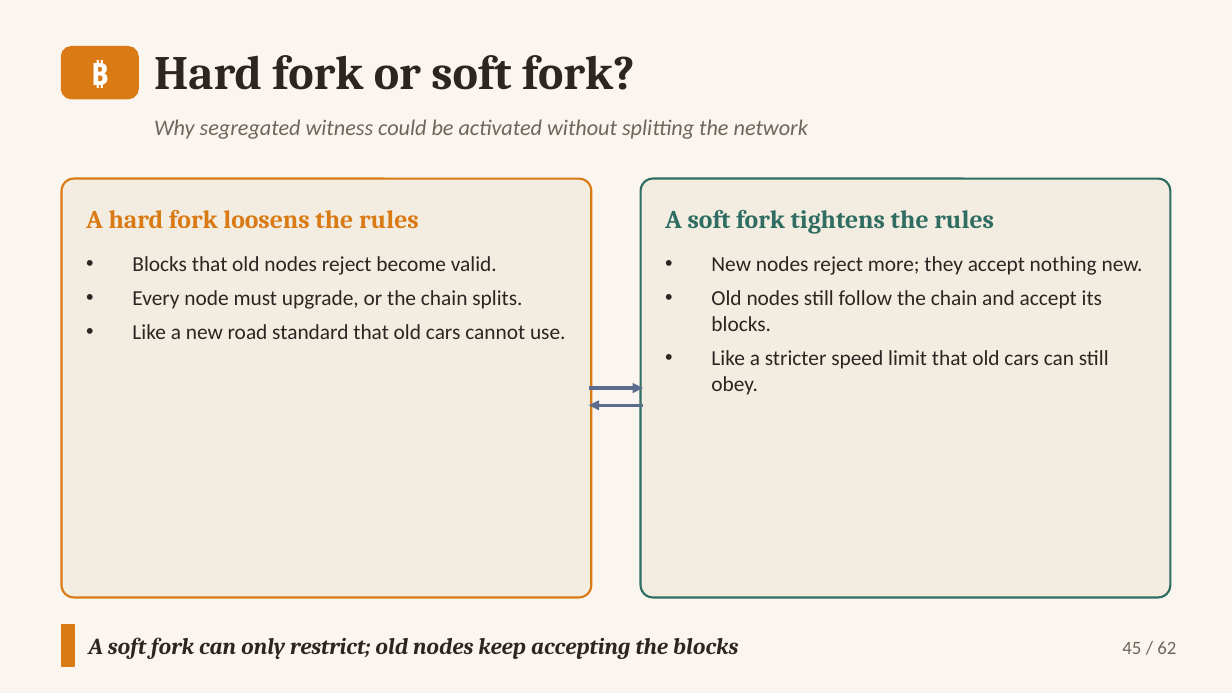
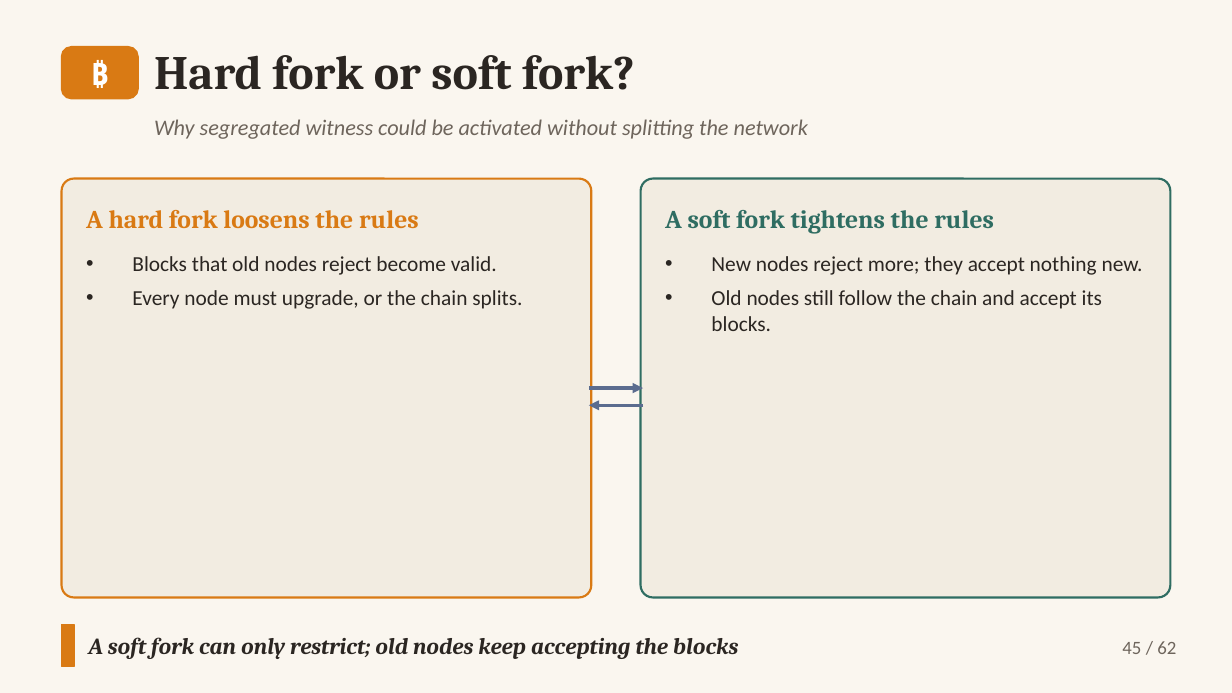
Before and after one commit to altunelyusuf/SEN0401, a slide deck: slide 45 of 03-materials/ch07/SEN0401_Ch07_AuthorizationAuthentication_3e_v2_6_0.pptx. Drawn at 1232x693 pixels with LibreOffice and Linux fonts; fonts in the diff are those of the drawing. Boxes give left, top, right and bottom in pixels: in the first picture for what was removed or moved away, otherwise in the second. Text is boxed around its words. In the diff, an @@ line names an element or a change of style, - is before the commit and + after.

```diff
--- a/03-materials/ch07/SEN0401_Ch07_AuthorizationAuthentication_3e_v2_6_0.pptx
+++ b/03-materials/ch07/SEN0401_Ch07_AuthorizationAuthentication_3e_v2_6_0.pptx
@@ text at (132, 324, 566, 339): paragraph removed @@
-• Like a new road standard that old cars cannot use.
@@ text at (711, 350, 1109, 395): paragraph removed @@
-• Like a stricter speed limit that old cars can still obey.
```
Also in this commit, not shown: 2 other slides changed, 3 other files.
